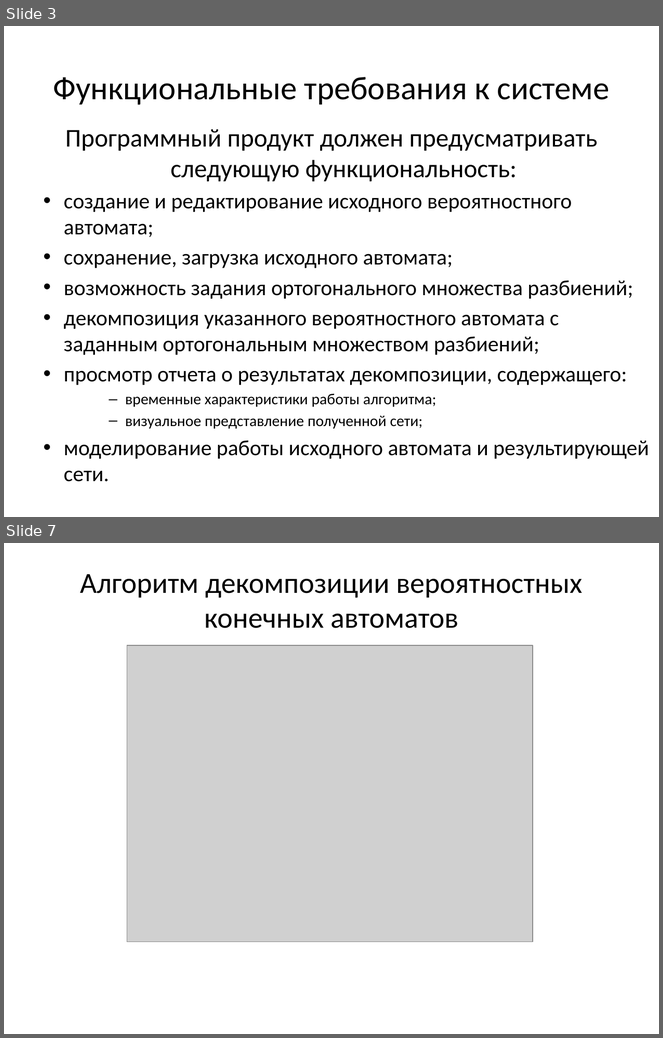
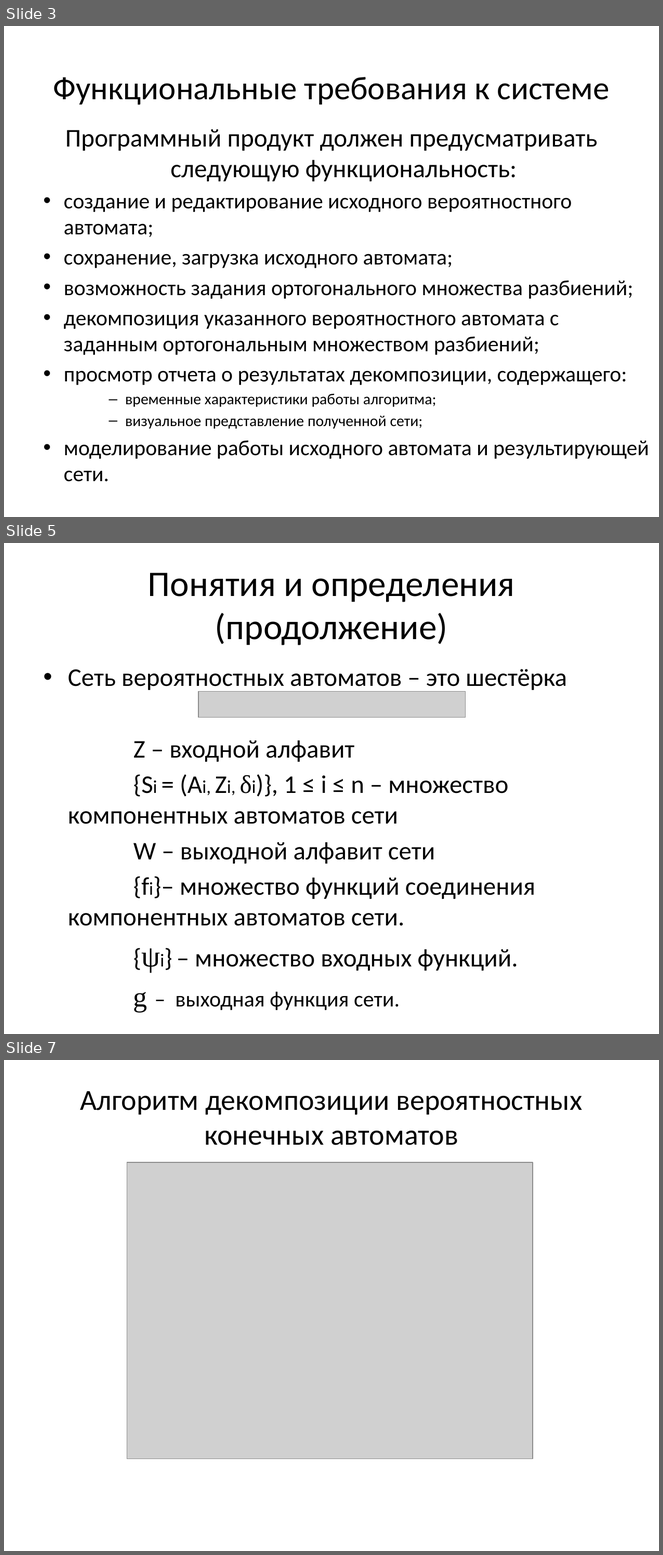
Before and after one commit to erad888/fsm-decompose, a slide deck: Презентация.pptx. Shown one above the other, each under a label of ours: slides 3 and 7 before the commit, slides 3, 5 and 7 after it; the slides between them are not shown. The pictures are 663x1038 and 663x1555 pixels, drawn with LibreOffice and Linux fonts; fonts in the diff are those of the drawing; grey boxes stand for pictures. Boxes give left, top, right and bottom in pixels: in the first picture for what was removed or moved away, otherwise in the second. Text is boxed around its words. In the diff, an @@ line names an element or a change of style, - is before the commit and + after.

```diff
--- a/Презентация.pptx
+++ b/Презентация.pptx
@@ slide 5 added at bbox=[4, 543, 659, 1034], background #FFFFFF @@
@@ title added at bbox=[148, 573, 515, 645], 39.6 pt, text #000000 @@
+Понятия и определения (продолжение)
@@ text added at bbox=[68, 669, 567, 1012], 28 pt, text #000000 @@
+• Сеть вероятностных автоматов – это шестёрка
+Z – входной алфавит
+{Si = (Ai, Zi, δi)}, 1 ≤ i ≤ n – множество компонентных автоматов сети
+W – выходной алфавит сети
+{fi}– множество функций соединения компонентных автоматов сети.
+{ψi} – множество входных функций.
+g – выходная функция сети.
@@ picture added at bbox=[198, 692, 465, 718] @@
```
Also in this commit, not shown: 3 slides changed, 1 slide removed.
